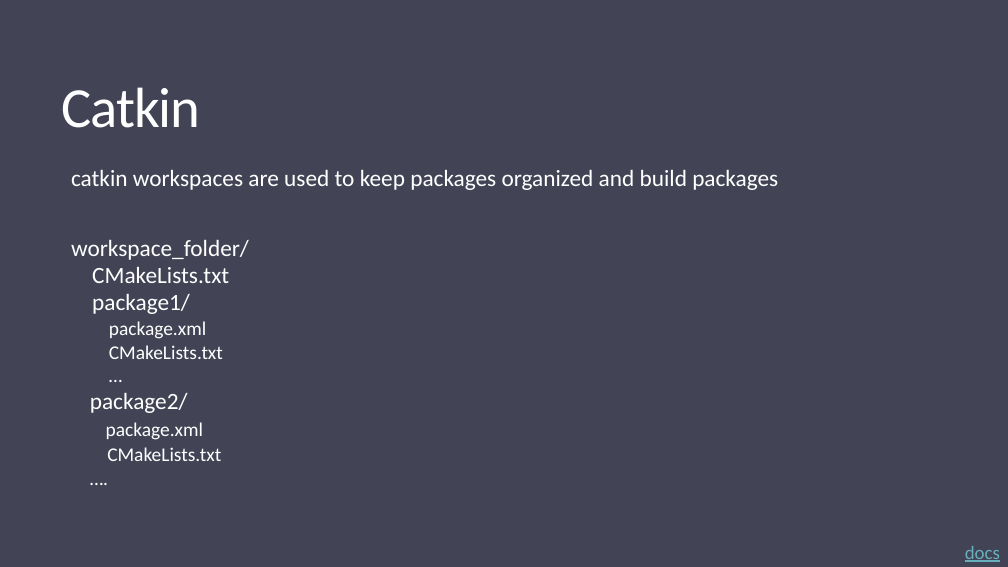
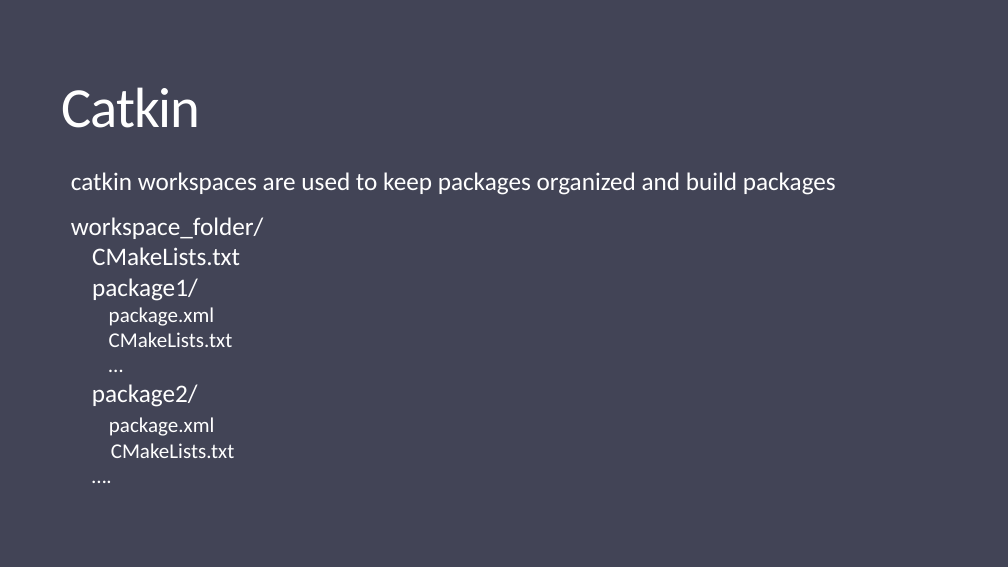
Before and after one commit to ObjExtract/ROS-Spring2019, a slide deck: slide 15 of week5/ROS Course Week 5.pptx. Drawn at 1008x567 pixels with LibreOffice and Linux fonts; fonts in the diff are those of the drawing. Boxes give left, top, right and bottom in pixels: in the first picture for what was removed or moved away, otherwise in the second. Text is boxed around its words. In the diff, an @@ line names an element or a change of style, - is before the commit and + after.

```diff
--- a/week5/ROS Course Week 5.pptx
+++ b/week5/ROS Course Week 5.pptx
@@ text "Catkin" at (62, 87, 201, 128): letter spacing -1.2 to -1.1 pt @@
@@ text "catkin workspaces are used to ..." at (71, 172, 836, 458): size 22.2 to 24 pt in "catkin workspaces are used to keep packages ...", "workspace_folder/", "CMakeLists.txt", "package1/" and 1 more places; size 18.5 to 20 pt in "package.xml", "CMakeLists.txt", "…", "package.xml" and 2 more places; line spacing 0.75 to 0.85; less space between paragraphs; indent changed; line spacing 0.75 to 1; list level 3 to 1 in "package2/"; list level 3 to 1 in "package.xml"; list level 3 to 1 in "CMakeLists.txt"; list level 3 to 1 in "…." @@
@@ text removed at (965, 546, 1000, 562) @@
-docs
```
Also in this commit, not shown: 23 other slides changed, 2 slides added, 7 other files.
